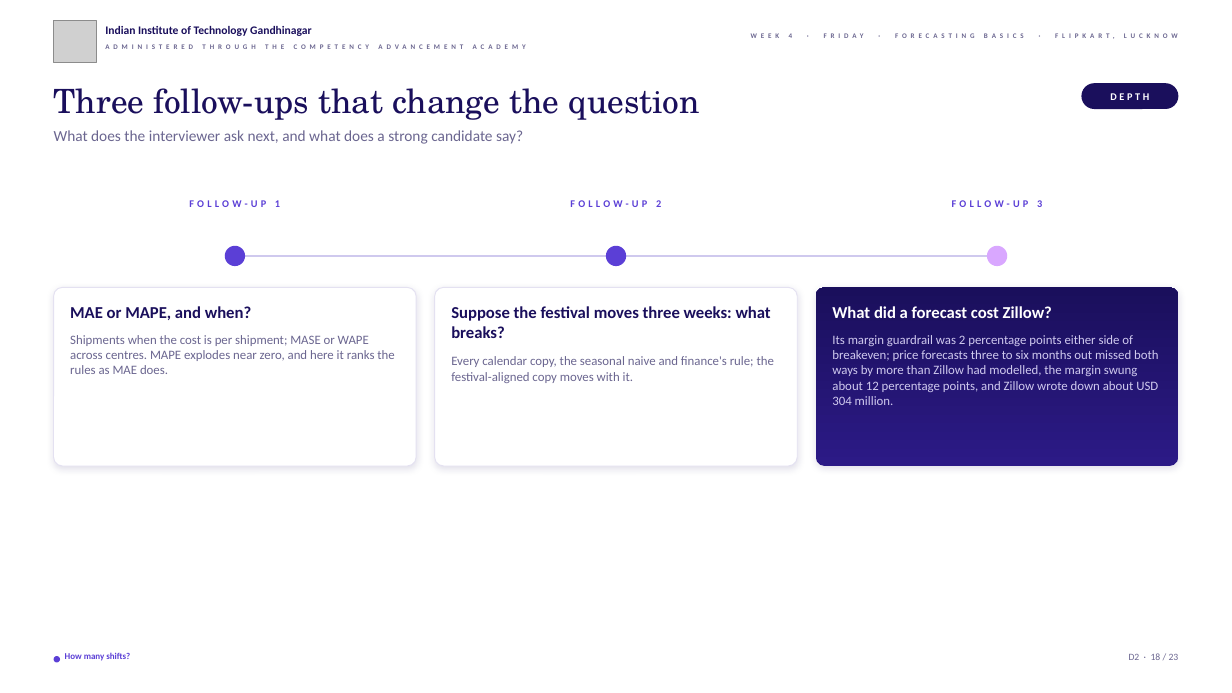
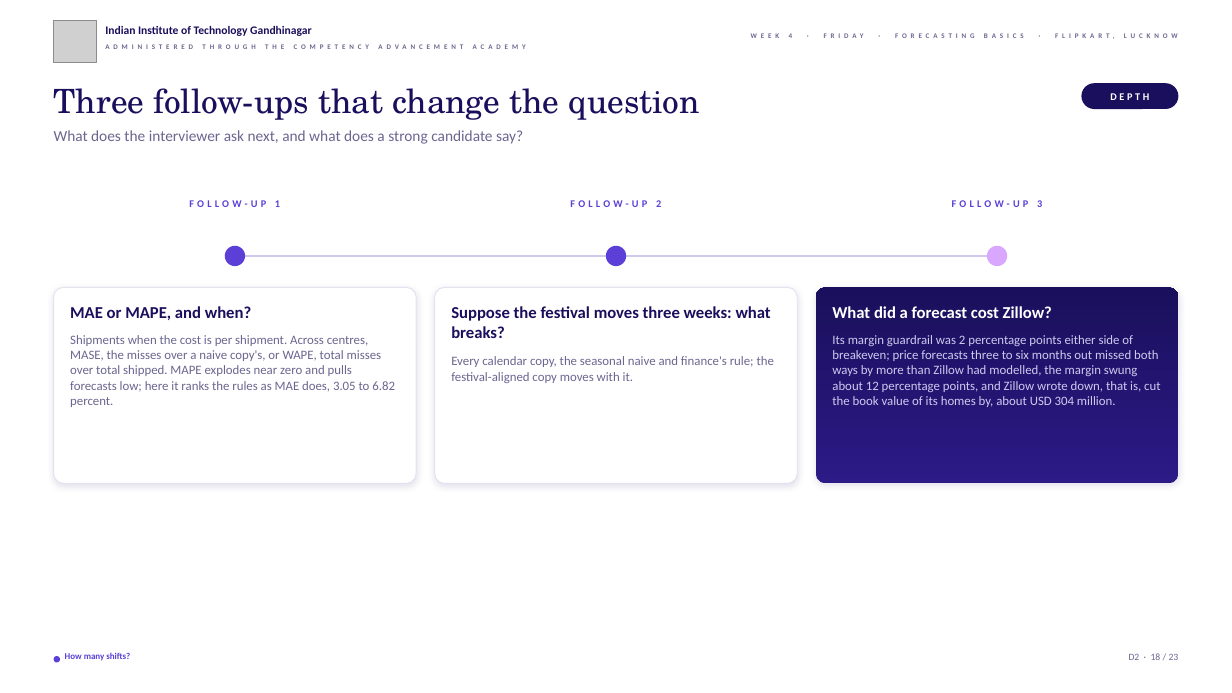
Before and after one commit to fde-academy-lab/c2-content-factory, a slide deck: slide 18 of content/W04/D5/slides/C2_W04_D05_half2_STUDENT.pptx. Drawn at 1232x693 pixels with LibreOffice and Linux fonts; fonts in the diff are those of the drawing; grey boxes stand for pictures; background and template pictures are left out. Boxes give left, top, right and bottom in pixels: in the first picture for what was removed or moved away, otherwise in the second. Text is boxed around its words. In the diff, an @@ line names an element or a change of style, - is before the commit and + after.

```diff
--- a/content/W04/D5/slides/C2_W04_D05_half2_STUDENT.pptx
+++ b/content/W04/D5/slides/C2_W04_D05_half2_STUDENT.pptx
@@ rounded rectangle: place and size @@
-rounded rectangle at (54, 287, 416, 466)
+rounded rectangle at (54, 287, 416, 483)
@@ rounded rectangle: place and size @@
-rounded rectangle at (434, 287, 797, 466)
+rounded rectangle at (434, 287, 797, 483)
@@ rounded rectangle: place and size @@
-rounded rectangle at (816, 287, 1178, 466)
+rounded rectangle at (816, 287, 1178, 483)
@@ text at (70, 335, 395, 407): text changed @@
-Shipments when the cost is per shipment; MASE or WAPE across centres. MAPE explodes near zero, and here it ranks the rules as MAE does.
+Shipments when the cost is per shipment. Across centres, MASE, the misses over a naive copy's, or WAPE, total misses over total shipped. MAPE explodes near zero and pulls forecasts low; here it ranks the rules as MAE does, 3.05 to 6.82 percent.
@@ text at (832, 335, 1160, 407): text changed @@
-Its margin guardrail was 2 percentage points either side of breakeven; price forecasts three to six months out missed both ways by more than Zillow had modelled, the margin swung about 12 percentage points, and Zillow wrote down about USD 304 million.
+Its margin guardrail was 2 percentage points either side of breakeven; price forecasts three to six months out missed both ways by more than Zillow had modelled, the margin swung about 12 percentage points, and Zillow wrote down, that is, cut the book value of its homes by, about USD 304 million.
```
Also in this commit, not shown: 14 other slides changed, 5 other files.
